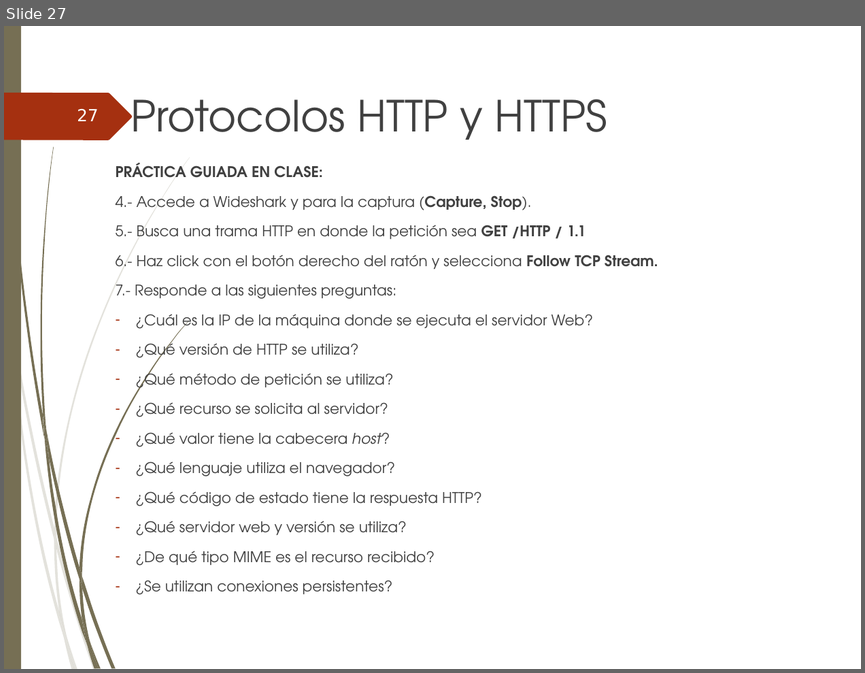
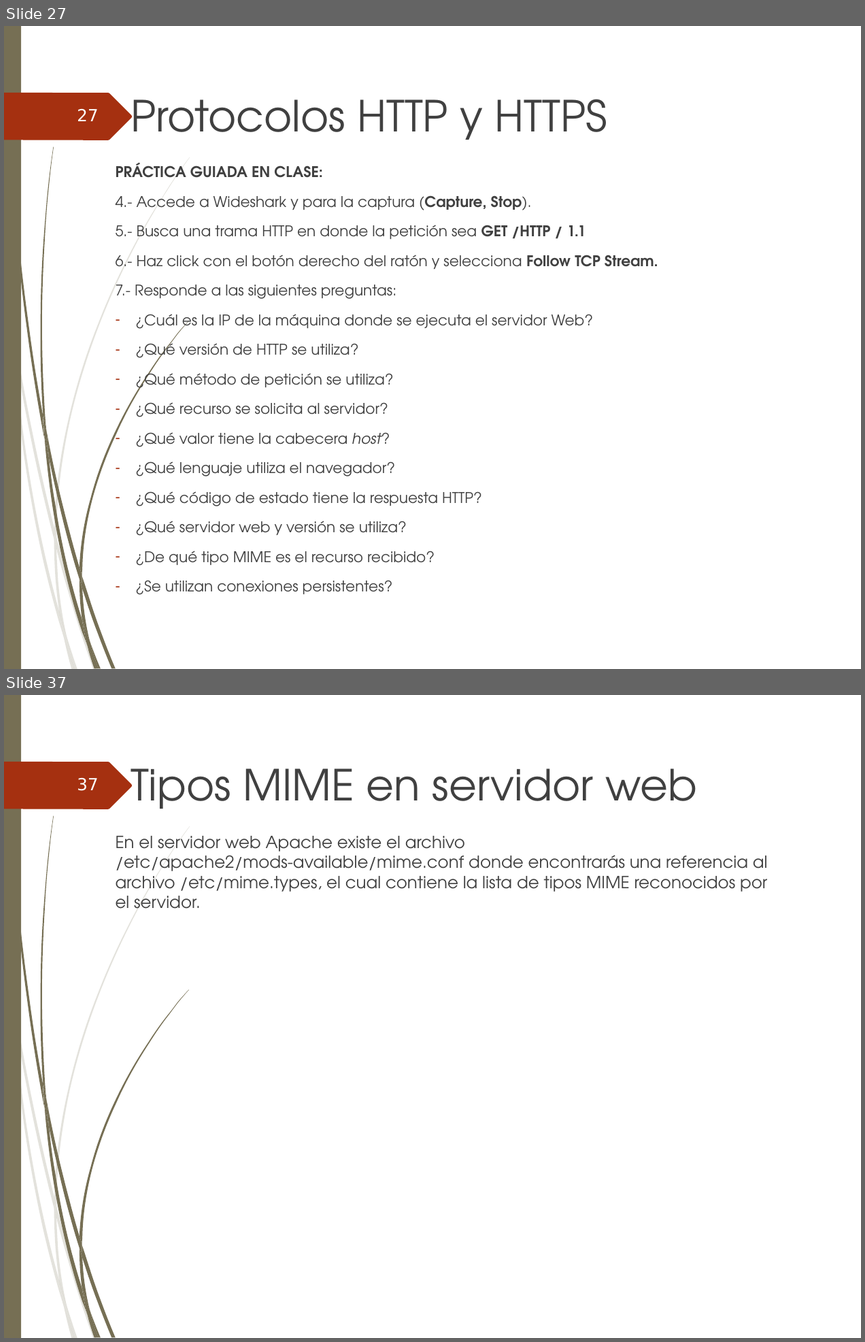
Before and after one commit to ammDAW/daw, a slide deck: 2_DAW/DAW - Beatriz/Unidad2/UT2_Administracion de servidores web.ppt. Shown one above the other, each under a label of ours: slide 27 before the commit, slides 27 and 37 after it; the slides between them are not shown. The pictures are 865x673 and 865x1342 pixels, drawn with LibreOffice and Linux fonts; fonts in the diff are those of the drawing; background and template pictures are left out. Boxes give left, top, right and bottom in pixels: in the first picture for what was removed or moved away, otherwise in the second. Text is boxed around its words. In the diff, an @@ line names an element or a change of style, - is before the commit and + after.

```diff
--- a/2_DAW/DAW - Beatriz/Unidad2/UT2_Administracion de servidores web.ppt
+++ b/2_DAW/DAW - Beatriz/Unidad2/UT2_Administracion de servidores web.ppt
@@ slide 37 added at (4, 695, 861, 1338), background picture (left out); not listed: 24 template elements that a slide beside it also shows @@
@@ title added at (130, 768, 697, 809), 36 pt, text #404040 @@
+Tipos MIME en servidor web
@@ page number added at (77, 778, 98, 791), 14 pt, text #FEFFFF @@
+37
@@ text added at (116, 836, 768, 909), 14 pt, text #404040 @@
+En el servidor web Apache existe el archivo /etc/apache2/mods-available/mime.conf donde encontrarás una referencia al archivo /etc/mime.types, el cual contiene la lista de tipos MIME reconocidos por el servidor.
```
Also in this commit, not shown: 2 slides changed, 10 other slides added, 2 other files.
